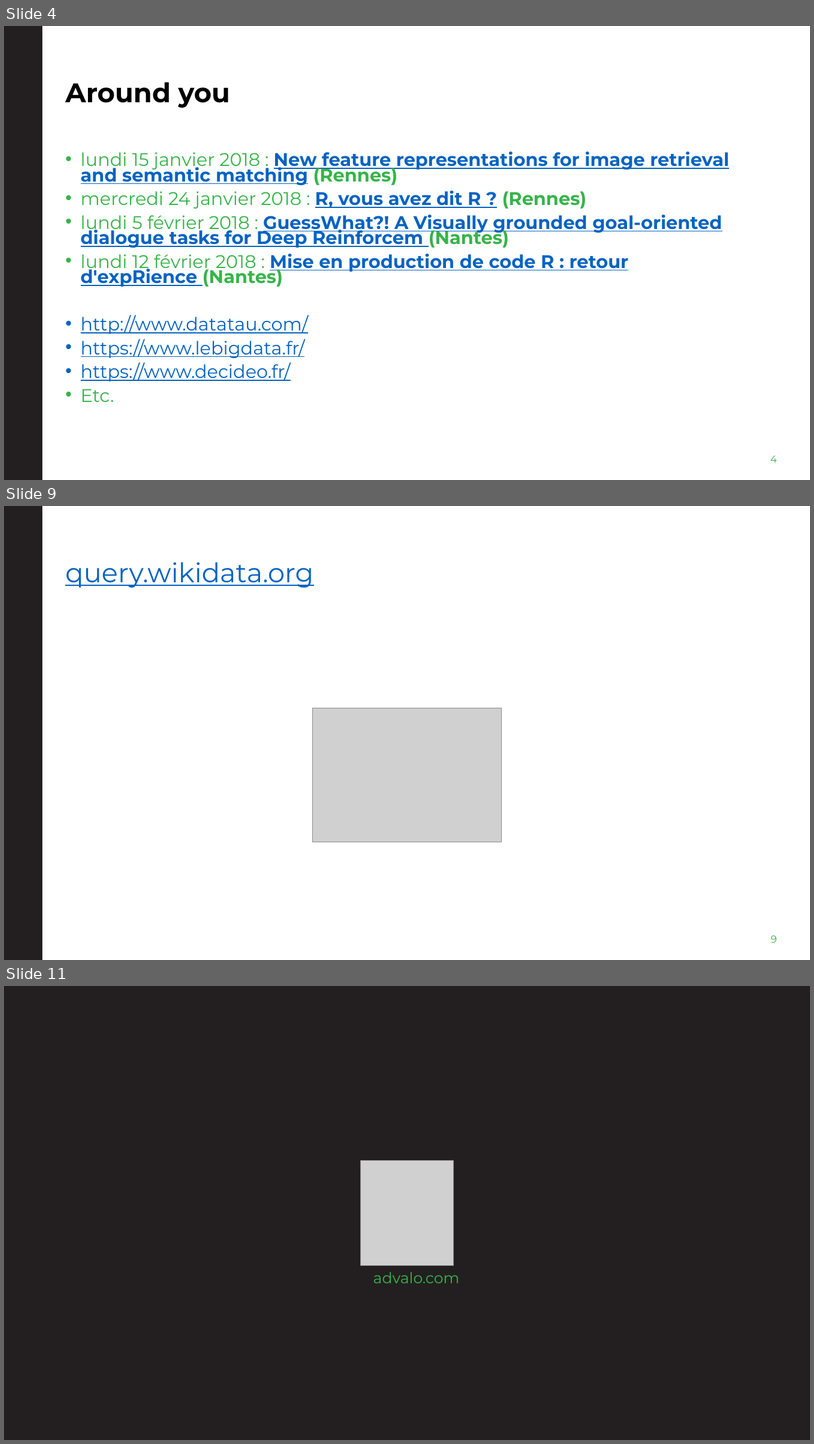
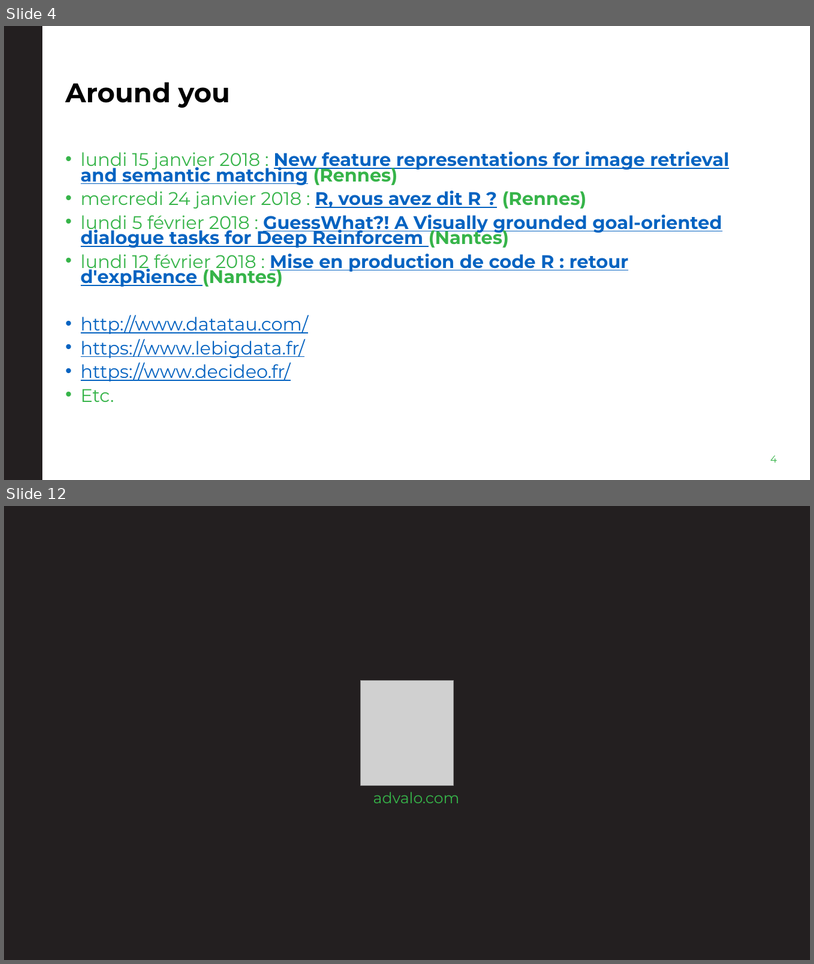
Before and after one commit to cBremardAdvalo/SeminarPigHive, a slide deck: Documents/Présentation2018/SéminairePigHive2018.pptx. Shown one above the other, each under a label of ours: slides 4, 9 and 11 before the commit, slides 4 and 12 after it; the slides between them are not shown. The pictures are 814x1444 and 814x964 pixels, drawn with LibreOffice and Linux fonts; fonts in the diff are those of the drawing; grey boxes stand for pictures; background and template pictures are left out. Boxes give left, top, right and bottom in pixels: in the first picture for what was removed or moved away, otherwise in the second. Text is boxed around its words. In the diff, an @@ line names an element or a change of style, - is before the commit and + after.

```diff
--- a/Documents/Présentation2018/SéminairePigHive2018.pptx
+++ b/Documents/Présentation2018/SéminairePigHive2018.pptx
@@ slide 9 removed at (4,506,810,960), background #FFFFFF; not listed: 1 template element that a slide beside it also shows @@
@@ title removed at (65,562,314,588) @@
-query.wikidata.org
@@ picture removed at (312,708,501,842) @@
@@ page number removed at (771,935,777,942) @@
-9
@@ what was slide 11 is now slide 12 @@
```
Also in this commit, not shown: 1 slide changed, 6 slides added, 4 other slides removed.
